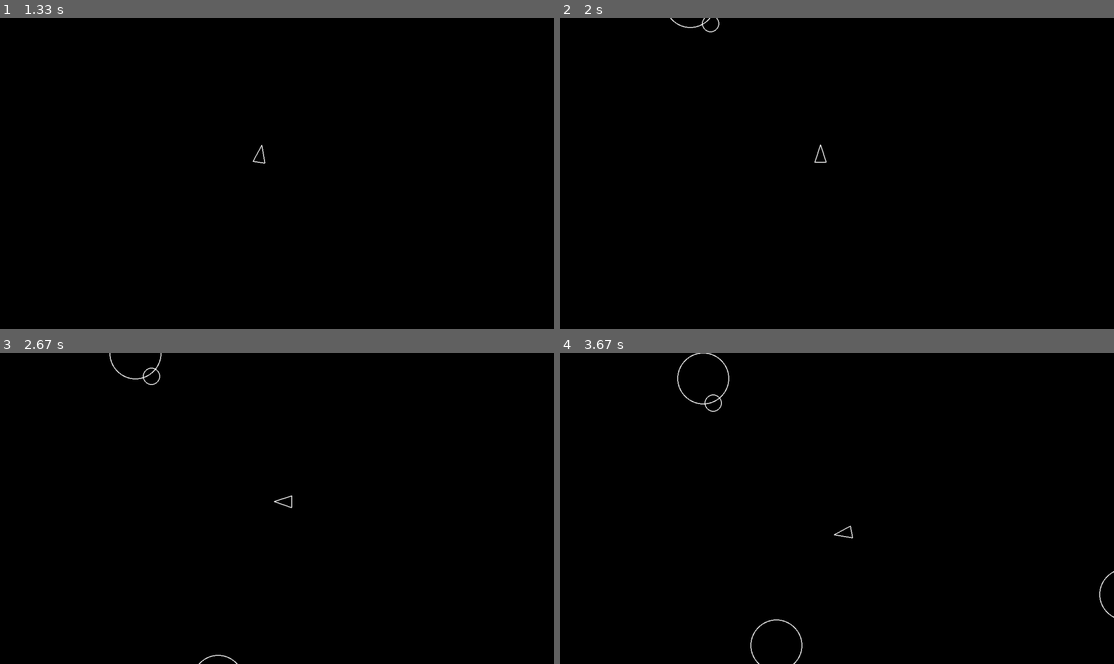
Above: before the commit, frames 1-4 (two rows, left to right).
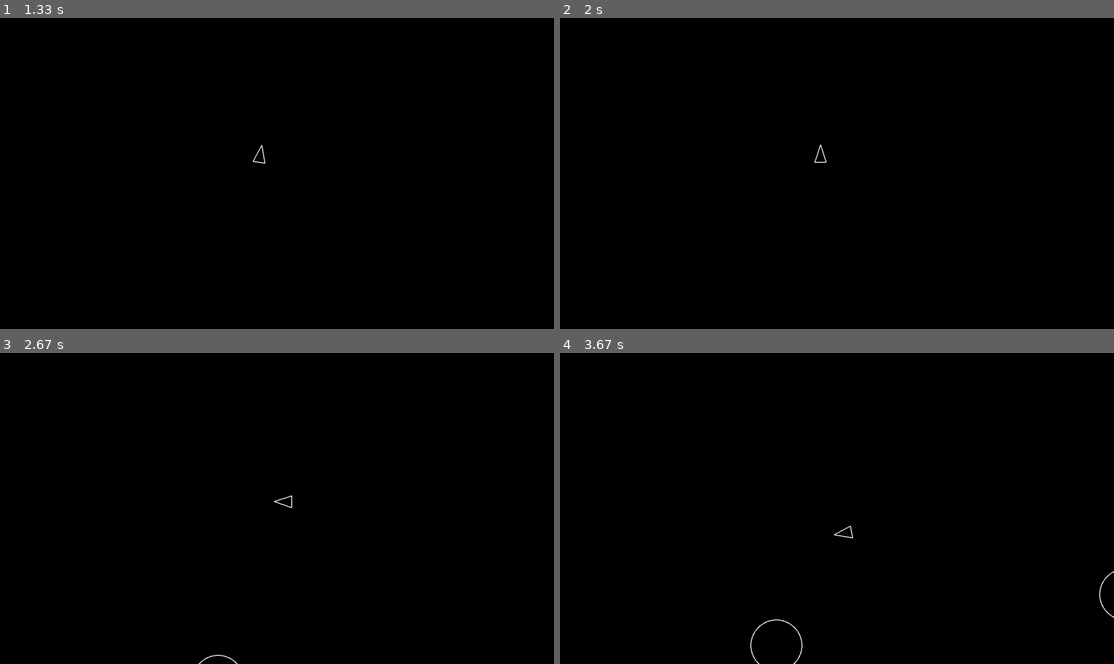
Above: after the commit, the same moments.

Repository: robertstump/pygameAsteroids
Game: pygame game, started from main.py
Same seed, same stepped clock (60 frames per second), same inputs: the game is played once before the commit and once after it.
Inputs:
- Up to frame 1 (1.33 s): hold D 0.33-0.8 s; hold W 0.83-1.13 s; hold D from 1.17 s (still down)
- Up to frame 2 (2 s): release D at 1.63 s; hold A from 1.67 s (still down)
- Up to frame 3 (2.67 s): release A at 2.2 s; hold S 2.23-2.53 s; hold A from 2.57 s (still down)
- Up to frame 4 (3.67 s): release A at 2.97 s; hold W 3-3.37 s; hold D from 3.4 s (still down)

Frame 1 is identical in both runs. In frame 2, less than 0.1% of the frame differs, in the area x 19-29%, y 0-5%; in frame 3, 0.1%; in frame 4, 0.2%, in the area x 21-31%, y 0-19%.

Commit message:
collision checks, bouncy asteroids

Diff:
--- a/asteroid.py
+++ b/asteroid.py
@@ -15,3 +15,24 @@
 
     def update(self, dt):
         self.position += self.velocity * dt
+
+    def handle_asteroid_collisions(asteroids):
+        asteroid_list = asteroids.sprites()
+
+        ast_len = len(asteroid_list)
+        for i in range(ast_len):
+            for j in range(i + 1, ast_len):
+                asteroid1 = asteroid_list[i]
+                asteroid2 = asteroid_list[j]
+
+                if asteroid1.checkCollisions(asteroid2):
+                    asteroid1.velocity, asteroid2.velocity = -asteroid1.velocity, -asteroid2.velocity
+
+                    overlap = (asteroid1.radius + asteroid2.radius) - asteroid1.position.distance_to(asteroid2.position)
+                    if overlap > 0:
+                        direction = asteroid1.position - asteroid2.position
+                        if direction.length() > 0:
+                            direction.normalize_ip()
+
+                            asteroid1.position += direction * (overlap / 2)
+                            asteroid2.position -= direction * (overlap / 2)
--- a/circleShape.py
+++ b/circleShape.py
@@ -19,3 +19,10 @@
     def update(self, dt):
         #sub-classes must override
         pass
+
+    def checkCollisions(self, other):
+        distance = self.position.distance_to(other.position)
+        if distance <= self.radius + other.radius:
+            return True
+
+        return False
--- a/main.py
+++ b/main.py
@@ -1,4 +1,5 @@
 import pygame
+import sys
 from constants import *
 from player import Player
 from asteroid import Asteroid
@@ -28,6 +29,13 @@
                 return
 
         updatable.update(dt)
+        for asteroid in asteroids:
+            if asteroid.checkCollisions(player):
+                print("Game Over")
+                pygame.quit()
+                sys.exit()
+
+        Asteroid.handle_asteroid_collisions(asteroids)
 
         screen.fill((0,0,0,0))
 
